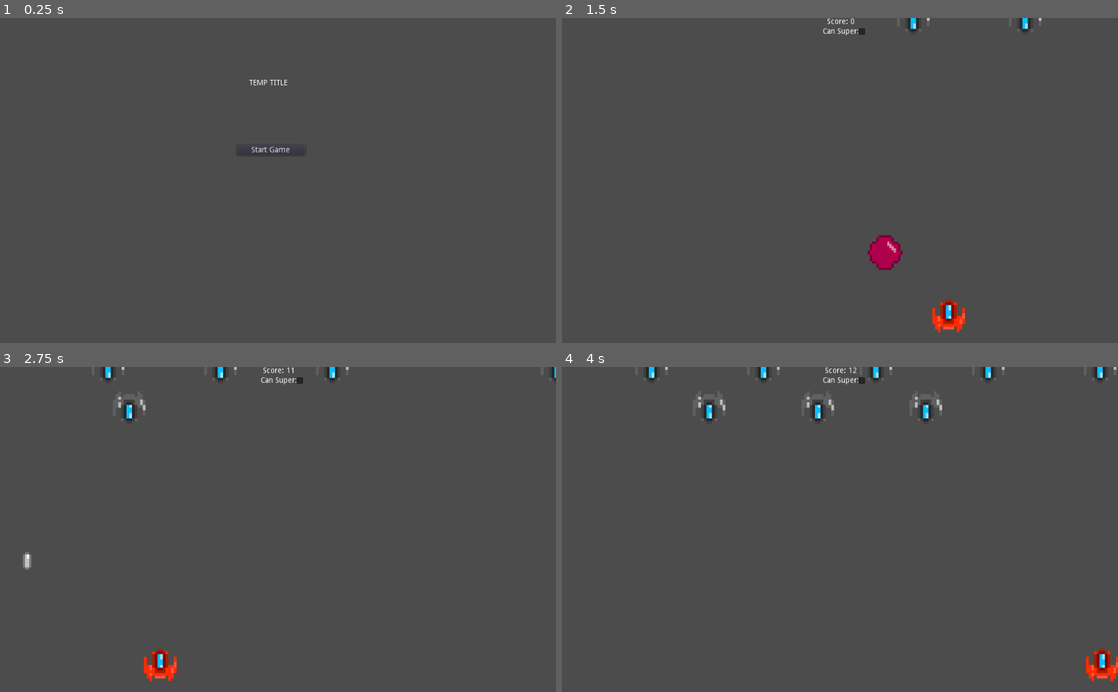
Above: before the commit, frames 1-4 (two rows, left to right).
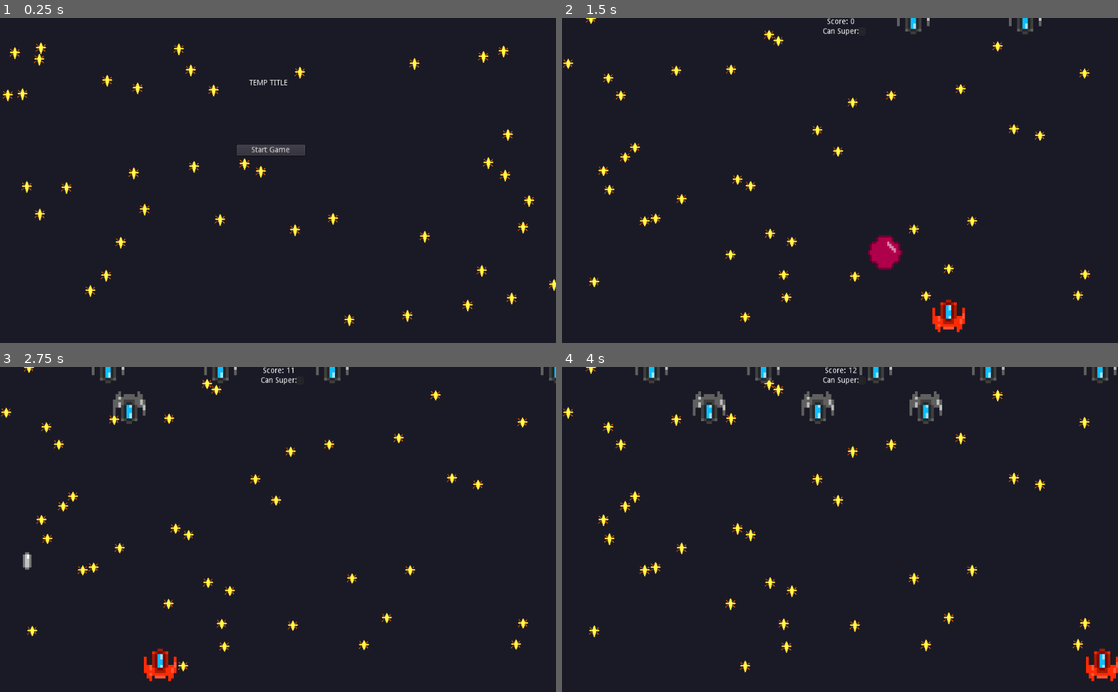
Above: after the commit, the same moments.

Repository: PandorasGit/LudumDare51Submission
Game: Godot game, scene res://MainMenu/MainMenu.tscn
The game is run twice, just before and just after one commit, with the same random seed, the same clock (stepped at 60 frames per second) and the same inputs.
Inputs:
- Up to frame 1 (0.25 s): no input
- Up to frame 2 (1.5 s): click "Start Game" at 0.5 s; hold D (move_right) from 1.28 s (still down); tap Space (shoot) at 1.35 s
- Up to frame 3 (2.75 s): release D (move_right) at 2.03 s; hold A (move_left) from 2.03 s (still down); tap Space (shoot) at 2.1 s
- Up to frame 4 (4 s): release A (move_left) at 2.78 s; hold D (move_right) from 2.78 s (still down); tap Space (shoot) at 2.85, 3.6 s

The runs differ from the first frame. In frame 1, 100% of the frame differs, in the area x 0-100%, y 0-100%; in frame 2, 99%; in frame 3, 99%; in frame 4, 98%.

Commit message:
Add decorative background
The background has a set of stars that randomly changes per loading of the scene

Diff:
--- /dev/null
+++ b/project/Background/Background.gd
@@ -0,0 +1,18 @@
+extends Node2D
+
+
+var _star_count := 40
+
+
+onready var _star := load("res://Background/Star/Star.tscn")
+
+
+func _ready():
+	randomize()
+	for i in _star_count:
+		#Instances do not have set types so type cannot be inferred
+		var new_star = _star.instance()
+		add_child(new_star)
+		var random_position_x := rand_range(0, 1024)
+		var random_position_y := rand_range(0, 600)
+		new_star.position = Vector2(random_position_x, random_position_y)
--- /dev/null
+++ b/project/Background/Background.tscn
@@ -0,0 +1,11 @@
+[gd_scene load_steps=3 format=2]
+
+[ext_resource path="res://Background/Background.png" type="Texture" id=1]
+[ext_resource path="res://Background/Background.gd" type="Script" id=4]
+
+[node name="Background" type="Node2D"]
+script = ExtResource( 4 )
+
+[node name="Sprite" type="Sprite" parent="."]
+texture = ExtResource( 1 )
+centered = false
--- /dev/null
+++ b/project/Background/Star/Star.tscn
@@ -0,0 +1,16 @@
+[gd_scene load_steps=4 format=2]
+
+[ext_resource path="res://Background/Star/star0.png" type="Texture" id=1]
+[ext_resource path="res://Background/Star/star1.png" type="Texture" id=2]
+
+[sub_resource type="SpriteFrames" id=1]
+animations = [ {
+"frames": [ ExtResource( 1 ), ExtResource( 2 ) ],
+"loop": true,
+"name": "default",
+"speed": 10.0
+} ]
+
+[node name="Star" type="AnimatedSprite"]
+frames = SubResource( 1 )
+playing = true
--- a/project/MainMenu/MainMenu.tscn
+++ b/project/MainMenu/MainMenu.tscn
@@ -1,11 +1,14 @@
-[gd_scene load_steps=2 format=2]
+[gd_scene load_steps=3 format=2]
 
 [ext_resource path="res://MainMenu/MainMenu.gd" type="Script" id=1]
+[ext_resource path="res://Background/Background.tscn" type="PackedScene" id=2]
 
 [node name="MainMenu" type="Control"]
 anchor_right = 1.0
 anchor_bottom = 1.0
 script = ExtResource( 1 )
+
+[node name="Background" parent="." instance=ExtResource( 2 )]
 
 [node name="Title" type="Label" parent="."]
 anchor_right = 1.0
--- a/project/World/World.tscn
+++ b/project/World/World.tscn
@@ -1,16 +1,19 @@
-[gd_scene load_steps=7 format=2]
+[gd_scene load_steps=8 format=2]
 
 [ext_resource path="res://Player/Player.tscn" type="PackedScene" id=1]
 [ext_resource path="res://HUD/HUD.tscn" type="PackedScene" id=2]
 [ext_resource path="res://EnemySpawner/EnemySpawner.tscn" type="PackedScene" id=3]
 [ext_resource path="res://World/World.gd" type="Script" id=4]
 [ext_resource path="res://BulletSpawner/BulletSpawner.tscn" type="PackedScene" id=5]
+[ext_resource path="res://Background/Background.tscn" type="PackedScene" id=6]
 
 [sub_resource type="RectangleShape2D" id=1]
 extents = Vector2( 10, 31 )
 
 [node name="World" type="Node2D"]
 script = ExtResource( 4 )
+
+[node name="Background" parent="." instance=ExtResource( 6 )]
 
 [node name="BulletSpawner" parent="." instance=ExtResource( 5 )]
 
Binary file added: project/Background/Background.png
Not shown, added: project/Background/Background.png.import
Binary file added: project/Background/Star/star0.png
Not shown, added: project/Background/Star/star0.png.import
Binary file added: project/Background/Star/star1.png
Not shown, added: project/Background/Star/star1.png.import
